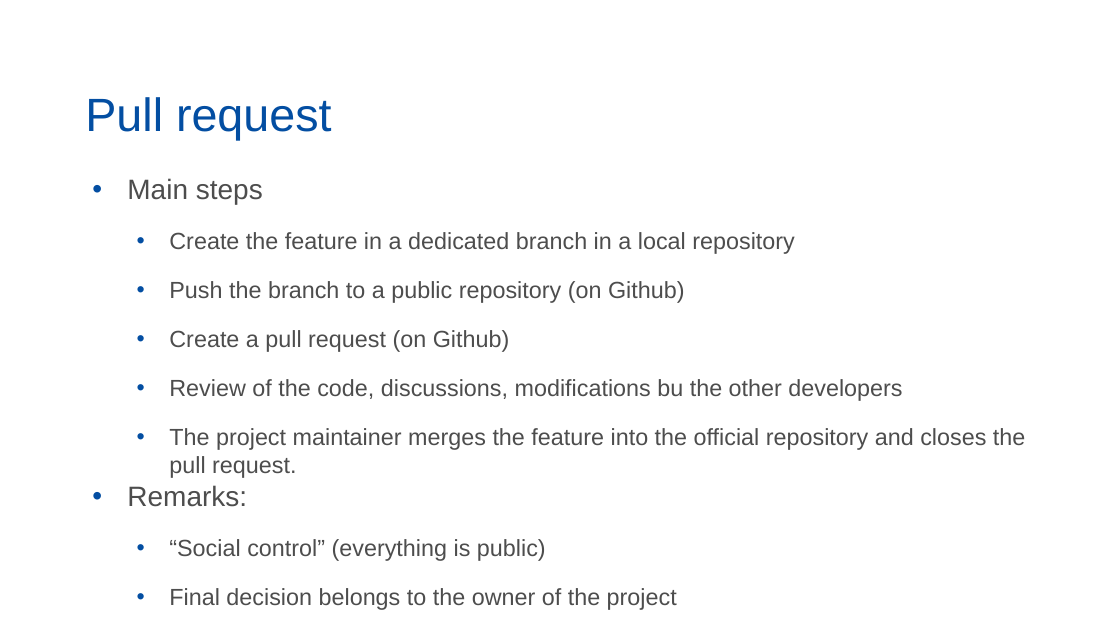
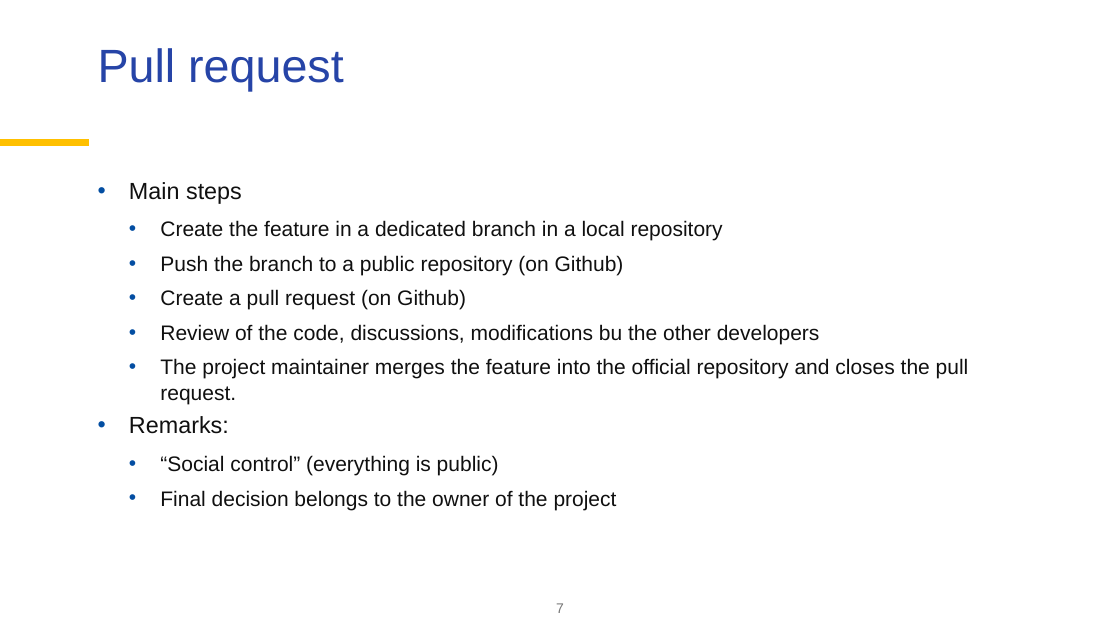
Before and after one commit to palatej/ESTP2026, a slide deck: slide 7 of 1.4 JD+ on Github.pptx. Drawn at 1120x630 pixels with LibreOffice and Linux fonts; fonts in the diff are those of the drawing; background and template pictures are left out. Boxes give left, top, right and bottom in pixels: in the first picture for what was removed or moved away, otherwise in the second. Text is boxed around its words. In the diff, an @@ line names an element or a change of style, - is before the commit and + after.

```diff
--- a/1.4 JD+ on Github.pptx
+++ b/1.4 JD+ on Github.pptx
@@ title "Pull request": place and size @@
-title "Pull request" at [85, 97, 332, 141]
+title "Pull request" at [98, 48, 344, 91]
@@ title "Pull request" at [98, 48, 344, 91]: text colour #034EA2 to #2644A7; vertical alignment bottom to top @@
@@ line added from (0, 143) to (89, 143), #FFC000 6 pt @@
@@ text "Main steps" at [129, 182, 969, 510]: size 24 to 20 pt in "Main steps", "Remarks:"; text colour #4D4D4D to #101010, size 20 to 18 pt; indent changed; line spacing 1 to 0.9; more space between paragraphs; less space between paragraphs @@
@@ page number added at [556, 603, 564, 613], 12 pt, text #767676 @@
+7
```
Also in this commit, not shown: 8 other slides changed, 1 slide added, 1 slide removed, 4 other files.
